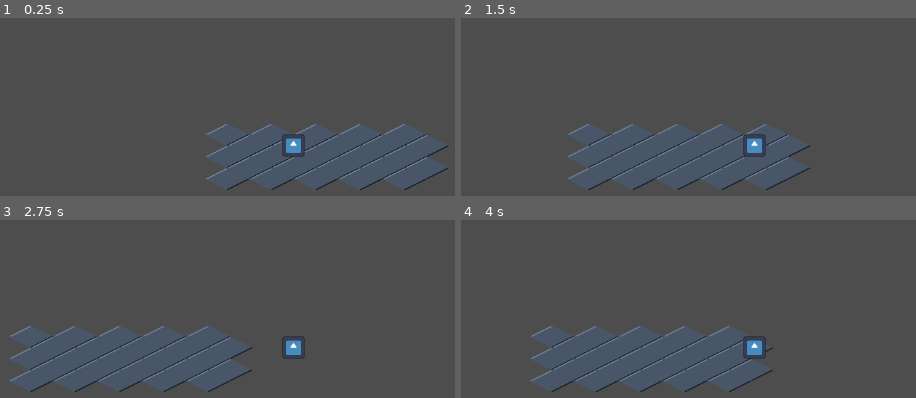
Above: before the commit, frames 1-4 (two rows, left to right).
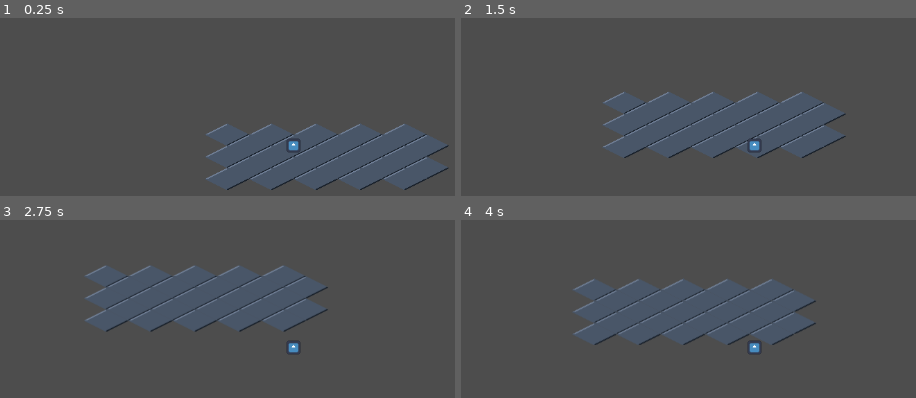
Above: after the commit, the same moments.

Repository: 9thLevelSoftware/off-the-rails
Game: Godot game, scene res://src/isometric/test/test_isometric_level.tscn
Same seed, same stepped clock (60 frames per second), same inputs: the game is played once before the commit and once after it. This scene is started directly instead of the project's main scene. The engine's default icon, where the game draws it, is replaced by a stand-in: a white triangle on a blue panel in a dark square.
Inputs (mouse positions are in pixels of both pictures, inside the frame that each line leads up to):
- Up to frame 1 (0.25 s): no input
- Up to frame 2 (1.5 s): tap Enter at 0.5 s; move the mouse to (outside the picture) at 0.52 s; hold D (move_right) 0.53-1.25 s; hold 1 (ability_1) 0.53-1.25 s; click (outside the picture) at 0.67 s; tap Space (jump) at 0.77 s; drag from (592, 167) to (outside the picture) at 1.27 s
- Up to frame 3 (2.75 s): tap Space (jump) at 2 s; move the mouse to (373, 248) at 2.02 s; hold D (move_right) from 2.03 s (still down); hold 3 (ability_3) from 2.03 s (still down)
- Up to frame 4 (4 s): release D (move_right) at 2.75 s; release 3 (ability_3) at 2.75 s; drag from (outside the picture) to (515, 280) at 2.77 s; tap Enter at 3.5 s; move the mouse to (outside the picture) at 3.52 s; hold A (move_left) from 3.53 s (still down); hold Shift (sprint) from 3.53 s (still down); tap Space (jump) at 3.77 s

The runs differ from the first frame. In frame 1, 0.5% of the frame differs, in the area x 61-68%, y 65-79%; in frame 2, 20%; in frame 3, 29%, in the area x 1-73%, y 25-97%; in frame 4, 25%.

Commit message:
feat(legion): execute plan 02-02 — Player Character
Phase 2: Player & Movement
Wave: 2
Requirements: R3 (complete)

Files created:
- player_controller.gd: CharacterBody2D with isometric movement
- animation_controller.gd: 4-direction animation management
- player.tscn: Complete player scene
- placeholder_frames.tres: SpriteFrames with icon.svg placeholders
- default_movement.tres: MovementConfig resource

Files modified:
- test_isometric_level.gd/tscn: Player integration via canvas.add_entity()

Verified: Runtime tested, WASD moves correctly, camera follows, Y-sort works

Co-Authored-By: Claude Opus 4.5 <noreply@anthropic.com>

Diff:
--- /dev/null
+++ b/assets/player/default_movement.tres
@@ -0,0 +1,6 @@
+[gd_resource type="Resource" script_class="MovementConfig" format=3 uid="uid://8h2hsey7pfxp"]
+
+[ext_resource type="Script" path="res://src/isometric/domain/movement_config.gd" id="1_oqytf"]
+
+[resource]
+script = ExtResource("1_oqytf")
--- /dev/null
+++ b/assets/player/placeholder_frames.tres
@@ -0,0 +1,70 @@
+[gd_resource type="SpriteFrames" format=3 uid="uid://c45qvayd1v033"]
+
+[ext_resource type="Texture2D" uid="uid://b0wx56ebe0f33" path="res://icon.svg" id="1_onjsj"]
+
+[resource]
+animations = [{
+"frames": [{
+"duration": 1.0,
+"texture": ExtResource("1_onjsj")
+}],
+"loop": true,
+"name": &"idle_e",
+"speed": 8.0
+}, {
+"frames": [{
+"duration": 1.0,
+"texture": ExtResource("1_onjsj")
+}],
+"loop": true,
+"name": &"idle_n",
+"speed": 8.0
+}, {
+"frames": [{
+"duration": 1.0,
+"texture": ExtResource("1_onjsj")
+}],
+"loop": true,
+"name": &"idle_s",
+"speed": 8.0
+}, {
+"frames": [{
+"duration": 1.0,
+"texture": ExtResource("1_onjsj")
+}],
+"loop": true,
+"name": &"idle_w",
+"speed": 8.0
+}, {
+"frames": [{
+"duration": 1.0,
+"texture": ExtResource("1_onjsj")
+}],
+"loop": true,
+"name": &"walk_e",
+"speed": 8.0
+}, {
+"frames": [{
+"duration": 1.0,
+"texture": ExtResource("1_onjsj")
+}],
+"loop": true,
+"name": &"walk_n",
+"speed": 8.0
+}, {
+"frames": [{
+"duration": 1.0,
+"texture": ExtResource("1_onjsj")
+}],
+"loop": true,
+"name": &"walk_s",
+"speed": 8.0
+}, {
+"frames": [{
+"duration": 1.0,
+"texture": ExtResource("1_onjsj")
+}],
+"loop": true,
+"name": &"walk_w",
+"speed": 8.0
+}]
--- /dev/null
+++ b/src/isometric/adapters/player_controller.gd
@@ -0,0 +1,40 @@
+# Player character controller with isometric movement
+# Converts WASD input to isometric directions, applies acceleration/friction
+
+class_name PlayerController
+extends CharacterBody2D
+
+@export var movement_config: MovementConfig
+
+var _animation_controller: PlayerAnimationController
+
+
+func _ready() -> void:
+	if not movement_config:
+		movement_config = MovementConfig.new()
+
+	_animation_controller = get_node_or_null("AnimationController")
+	if not _animation_controller:
+		push_warning("PlayerController: No AnimationController child found")
+
+
+func _physics_process(delta: float) -> void:
+	# Get raw WASD input
+	var raw_input := Input.get_vector("move_left", "move_right", "move_forward", "move_backward")
+
+	# Convert to isometric screen direction
+	var iso_direction := InputConverter.wasd_to_isometric(raw_input)
+
+	# Apply acceleration/friction for smooth movement
+	var target_velocity := iso_direction * movement_config.walk_speed
+	if iso_direction.length() > 0.1:
+		velocity = velocity.move_toward(target_velocity, movement_config.acceleration * delta)
+	else:
+		velocity = velocity.move_toward(Vector2.ZERO, movement_config.friction * delta)
+
+	move_and_slide()
+
+	# Update animation
+	var is_moving := velocity.length() > movement_config.animation_threshold
+	if _animation_controller:
+		_animation_controller.update_animation(velocity, is_moving)
--- /dev/null
+++ b/src/isometric/player/animation_controller.gd
@@ -0,0 +1,65 @@
+# Manages direction-based sprite animation for the player
+# Reads velocity to determine facing direction, plays idle/walk animations
+# Maps 8 isometric directions to 4 cardinal animation directions
+
+class_name PlayerAnimationController
+extends Node
+
+signal animation_changed(anim_name: String)
+
+# Map 8 directions to 4 cardinal animation suffixes
+# Diagonals resolve to their dominant visual axis
+const _DIRECTION_TO_ANIM_SUFFIX := {
+	IsometricDirection.Direction.NONE: "s",
+	IsometricDirection.Direction.N: "n",
+	IsometricDirection.Direction.NE: "e",
+	IsometricDirection.Direction.E: "e",
+	IsometricDirection.Direction.SE: "s",
+	IsometricDirection.Direction.S: "s",
+	IsometricDirection.Direction.SW: "w",
+	IsometricDirection.Direction.W: "w",
+	IsometricDirection.Direction.NW: "n",
+}
+
+var sprite: AnimatedSprite2D
+var current_direction: int = IsometricDirection.Direction.S
+
+
+func _ready() -> void:
+	var parent := get_parent()
+	if parent:
+		sprite = parent.get_node_or_null("AnimatedSprite2D")
+	if not sprite:
+		push_warning("PlayerAnimationController: No AnimatedSprite2D sibling found")
+
+
+func update_animation(velocity: Vector2, moving: bool) -> void:
+	if moving:
+		var direction := IsometricDirection.from_vector(velocity)
+		if direction != IsometricDirection.Direction.NONE:
+			current_direction = direction
+
+	var anim_name := _get_animation_name(moving)
+	_play_animation(anim_name)
+
+
+func _get_animation_name(moving: bool) -> String:
+	var prefix := "walk" if moving else "idle"
+	var suffix: String = _DIRECTION_TO_ANIM_SUFFIX.get(current_direction, "s")
+	return "%s_%s" % [prefix, suffix]
+
+
+func _play_animation(anim_name: String) -> void:
+	if not sprite:
+		return
+	if sprite.sprite_frames and sprite.sprite_frames.has_animation(anim_name):
+		if sprite.animation != anim_name:
+			sprite.play(anim_name)
+			animation_changed.emit(anim_name)
+	else:
+		# Fall back to "default" animation if the specific one doesn't exist
+		if sprite.sprite_frames and sprite.sprite_frames.has_animation("default"):
+			if sprite.animation != "default":
+				sprite.play("default")
+		else:
+			push_warning("Animation not found: %s" % anim_name)
--- /dev/null
+++ b/src/isometric/player/player.tscn
@@ -0,0 +1,25 @@
+[gd_scene format=3]
+
+[ext_resource type="Script" uid="uid://da2rjjj7pvlff" path="res://src/isometric/adapters/player_controller.gd" id="1_ctrl"]
+[ext_resource type="SpriteFrames" uid="uid://c45qvayd1v033" path="res://assets/player/placeholder_frames.tres" id="2_frames"]
+[ext_resource type="Resource" uid="uid://8h2hsey7pfxp" path="res://assets/player/default_movement.tres" id="3_config"]
+[ext_resource type="Script" uid="uid://do01dxkl1sjgd" path="res://src/isometric/player/animation_controller.gd" id="4_anim"]
+
+[sub_resource type="RectangleShape2D" id="RectangleShape2D_player"]
+size = Vector2(16, 16)
+
+[node name="Player" type="CharacterBody2D"]
+script = ExtResource("1_ctrl")
+movement_config = ExtResource("3_config")
+
+[node name="AnimatedSprite2D" type="AnimatedSprite2D" parent="."]
+scale = Vector2(0.15, 0.15)
+sprite_frames = ExtResource("2_frames")
+animation = &"idle_s"
+autoplay = "idle_s"
+
+[node name="CollisionShape2D" type="CollisionShape2D" parent="."]
+shape = SubResource("RectangleShape2D_player")
+
+[node name="AnimationController" type="Node" parent="."]
+script = ExtResource("4_anim")
--- a/src/isometric/test/test_isometric_level.gd
+++ b/src/isometric/test/test_isometric_level.gd
@@ -1,14 +1,16 @@
 # Test scene for verifying isometric foundation
 # R1: TileMapLayer + Y-sort verification
 # R2: Camera follow + zoom verification
+# R3: Player character with isometric movement
 
 class_name TestIsoLevel
 extends Node2D
 
 @onready var iso_level: IsoLevel = $IsoLevel
-@onready var test_entity: CharacterBody2D = $TestEntity
 
-const MOVE_SPEED: float = 200.0
+const PlayerScene := preload("res://src/isometric/player/player.tscn")
+
+var player: CharacterBody2D
 
 
 func _ready() -> void:
@@ -19,9 +21,6 @@
 	if not iso_level:
 		push_error("TestIsoLevel: IsoLevel child not found")
 		return
-	if not test_entity:
-		push_error("TestIsoLevel: TestEntity child not found")
-		return
 
 	# Wait for tilemap adapter to be ready
 	var tilemap_adapter := iso_level.get_tilemap()
@@ -29,39 +28,16 @@
 		push_warning("TileMapLayer adapter not yet initialized, waiting...")
 		await get_tree().process_frame
 
-	# Connect camera to test entity
-	iso_level.set_camera_target(test_entity)
+	# Spawn player into the Y-sorted entity layer
+	player = PlayerScene.instantiate()
+	player.global_position = Vector2.ZERO
+	iso_level.canvas.add_entity(player)
 
-	# Position test entity at origin
-	test_entity.global_position = Vector2.ZERO
+	# Camera follows the player
+	iso_level.set_camera_target(player)
 
 	print("Isometric Foundation Test")
 	print("========================")
-	print("WASD: Move test entity")
+	print("WASD: Move player (isometric)")
 	print("Mouse wheel: Zoom in/out")
-	print("Watch Y-sorting as entity moves")
-
-
-# NOTE: delta is passed but unused — CharacterBody2D.move_and_slide() handles
-# frame-rate independence internally
-func _physics_process(_delta: float) -> void:
-	_handle_movement()
-
-
-func _handle_movement() -> void:
-	var input_dir := Vector2.ZERO
-
-	if Input.is_action_pressed("move_forward"):
-		input_dir.y -= 1
-	if Input.is_action_pressed("move_backward"):
-		input_dir.y += 1
-	if Input.is_action_pressed("move_left"):
-		input_dir.x -= 1
-	if Input.is_action_pressed("move_right"):
-		input_dir.x += 1
-
-	if input_dir != Vector2.ZERO:
-		input_dir = input_dir.normalized()
-		var screen_dir := Vector2(input_dir.x, input_dir.y)
-		test_entity.velocity = screen_dir * MOVE_SPEED
-		test_entity.move_and_slide()
+	print("Watch Y-sorting as player moves")
--- a/src/isometric/test/test_isometric_level.tscn
+++ b/src/isometric/test/test_isometric_level.tscn
@@ -3,22 +3,9 @@
 [ext_resource type="Script" uid="uid://cmsg2fs2pqka3" path="res://src/isometric/test/test_isometric_level.gd" id="1_t8sn5"]
 [ext_resource type="PackedScene" uid="uid://bawvp6cf6kkik" path="res://src/isometric/scenes/isometric_level.tscn" id="2_6nqu5"]
 [ext_resource type="Script" uid="uid://crijsabmsm08f" path="res://src/isometric/scenes/isometric_level.gd" id="3_5slpg"]
-[ext_resource type="Texture2D" uid="uid://b0wx56ebe0f33" path="res://icon.svg" id="4_5slpg"]
-
-[sub_resource type="RectangleShape2D" id="RectangleShape2D_6nqu5"]
-size = Vector2(32, 32)
 
 [node name="TestIsoLevel" type="Node2D" unique_id=1714697538]
 script = ExtResource("1_t8sn5")
 
 [node name="IsoLevel" type="Node2D" parent="." unique_id=1079536266 instance=ExtResource("2_6nqu5")]
 script = ExtResource("3_5slpg")
-
-[node name="TestEntity" type="CharacterBody2D" parent="." unique_id=641430801]
-
-[node name="Sprite2D" type="Sprite2D" parent="TestEntity" unique_id=830099822]
-scale = Vector2(0.25, 0.25)
-texture = ExtResource("4_5slpg")
-
-[node name="CollisionShape2D" type="CollisionShape2D" parent="TestEntity" unique_id=324243341]
-shape = SubResource("RectangleShape2D_6nqu5")
Not shown, added: src/isometric/adapters/player_controller.gd.uid
Not shown, added: src/isometric/domain/input_converter.gd.uid
Not shown, added: src/isometric/domain/isometric_direction.gd.uid
Not shown, added: src/isometric/domain/movement_config.gd.uid
Not shown, added: src/isometric/player/animation_controller.gd.uid
Not shown, changed: .planning/STATE.md
Not shown, added: .planning/phases/02-player-movement/02-02-SUMMARY.md
